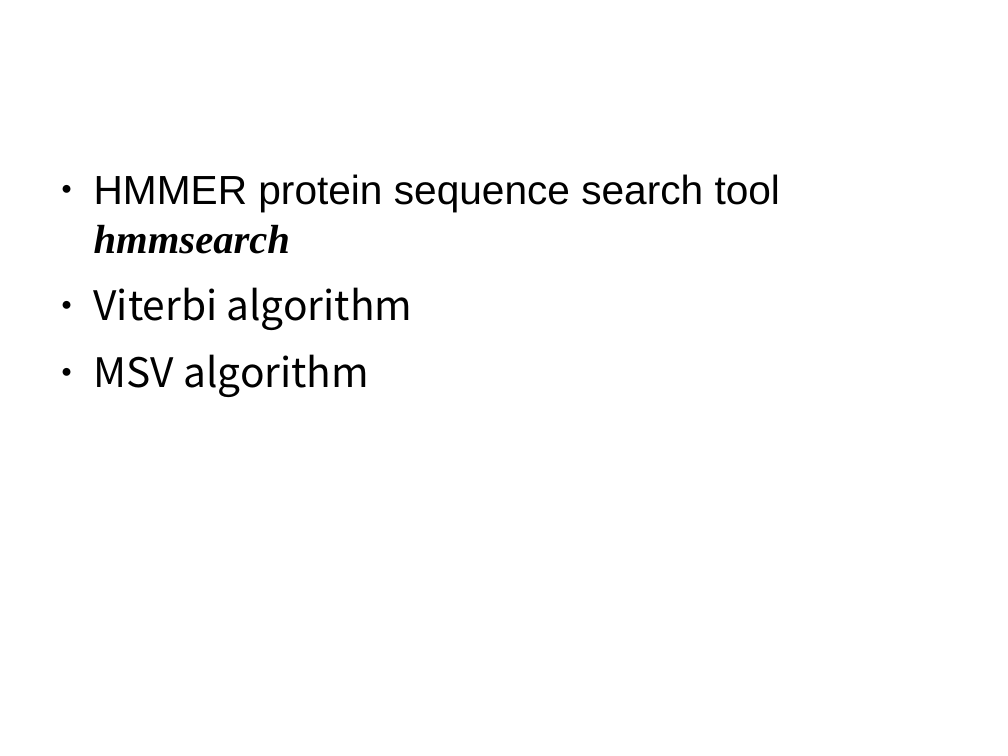
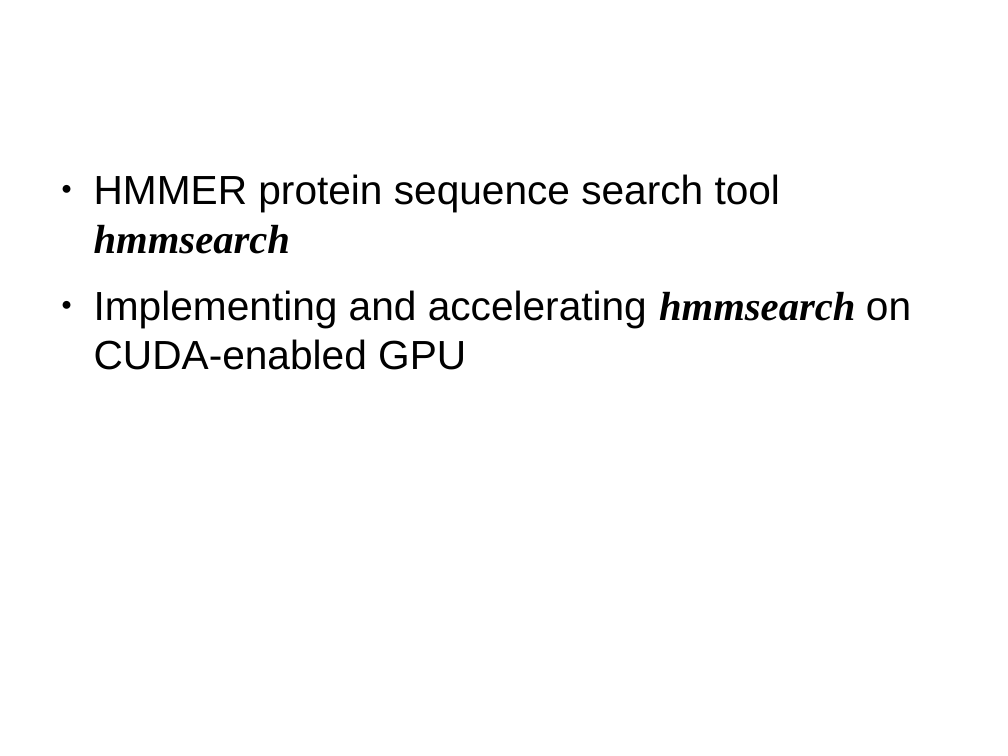
Before and after one commit to forestcheng/cudahmmsearch, a slide deck: slide 3 of thesis/thesisDefense.odp. Drawn at 1008x756 pixels with LibreOffice and Linux fonts; fonts in the diff are those of the drawing; background and template pictures are left out. Boxes give left, top, right and bottom in pixels: in the first picture for what was removed or moved away, otherwise in the second. Text is boxed around its words. In the diff, an @@ line names an element or a change of style, - is before the commit and + after.

```diff
--- a/thesis/thesisDefense.odp
+++ b/thesis/thesisDefense.odp
@@ text at box(94, 290, 911, 370): text changed; font Noto Sans CJK SC to Arial @@
-● Viterbi algorithm
-● MSV algorithm
+● Implementing and accelerating hmmsearch on CUDA-enabled GPU
```
Also in this commit, not shown: 1 other slide changed.
